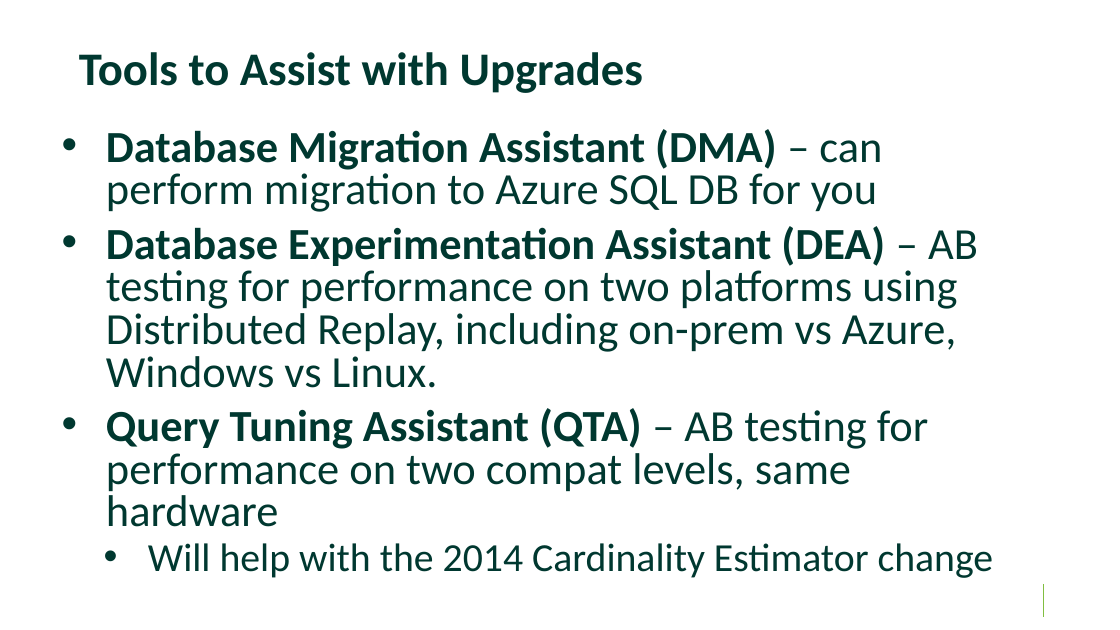
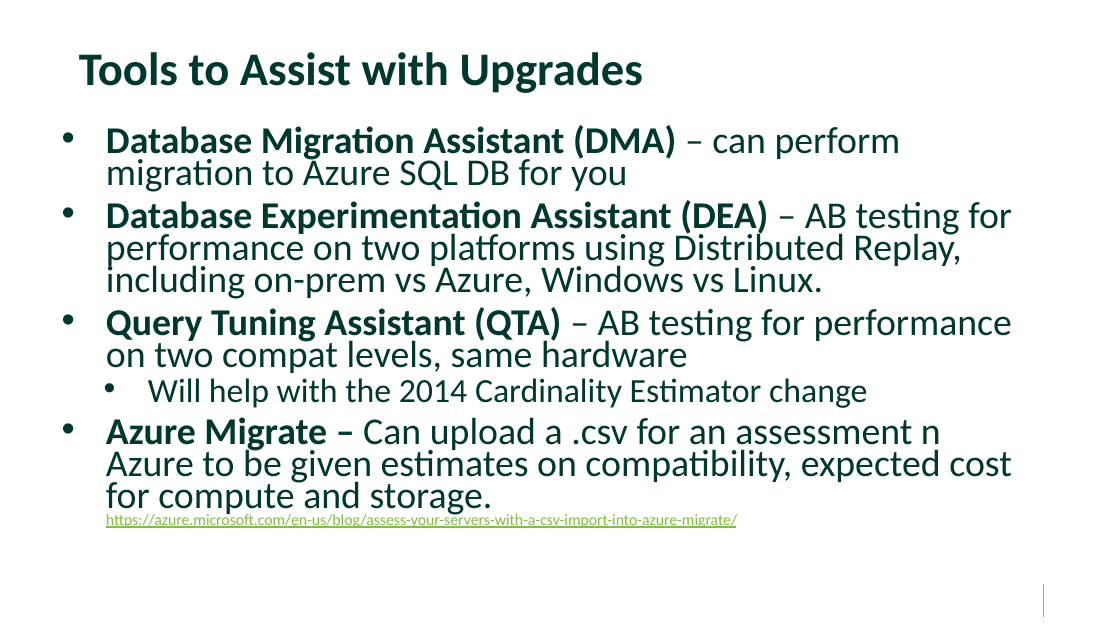
Before and after one commit to williamadba/Public-Presentations, a slide deck: slide 6 of Santa Fe SQL User Group/What's New in SQL 2019.pptx. Drawn at 1120x630 pixels with LibreOffice and Linux fonts; fonts in the diff are those of the drawing; background and template pictures are left out. Boxes give left, top, right and bottom in pixels: in the first picture for what was removed or moved away, otherwise in the second. Text is boxed around its words. In the diff, an @@ line names an element or a change of style, - is before the commit and + after.

```diff
--- a/Santa Fe SQL User Group/What's New in SQL 2019.pptx
+++ b/Santa Fe SQL User Group/What's New in SQL 2019.pptx
@@ text at <box>106,125,1012,408</box>: size 36 to 30.6 pt in "Database Migration Assistant (DMA) – can perform ...", "Database Experimentation Assistant (DEA) – AB testing ...", "Query Tuning Assistant (QTA) – AB testing ..."; size 32.2 to 27.4 pt in "Will help with the 2014 Cardinality Estimator ..."; line spacing 0.8 to 0.7 @@
@@ text at <box>106,417,1012,528</box>: paragraph added @@
+• Azure Migrate – Can upload a .csv for an assessment n Azure to be given estimates on compatibility, expected cost for compute and storage.
+  https://azure.microsoft.com/en-us/blog/assess-your-servers-with-a-csv-import-into-azure-migrate/
```
